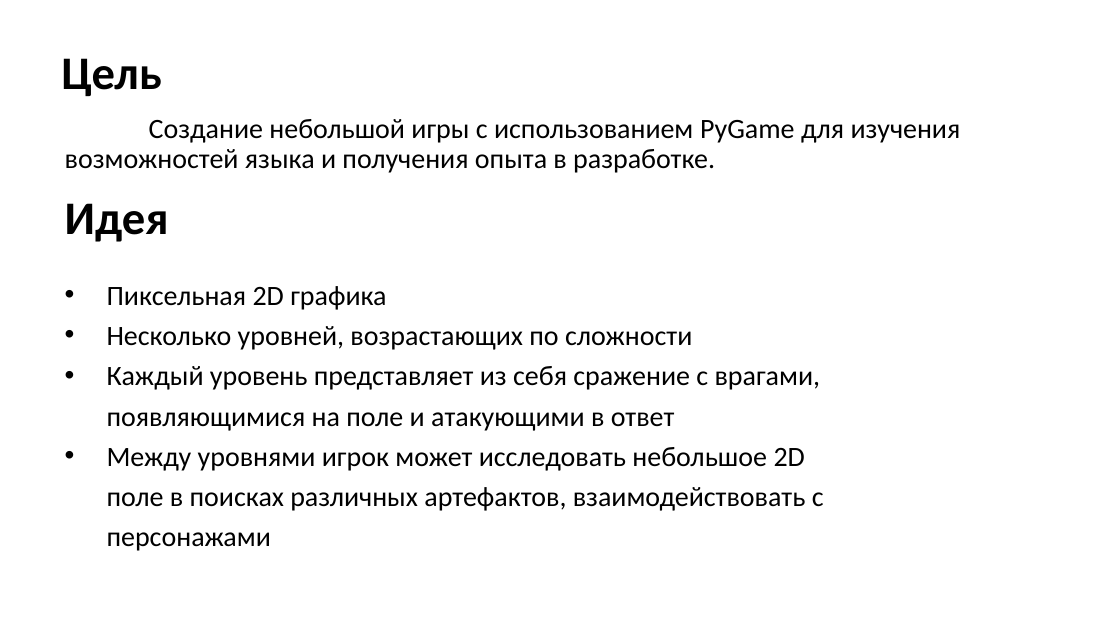
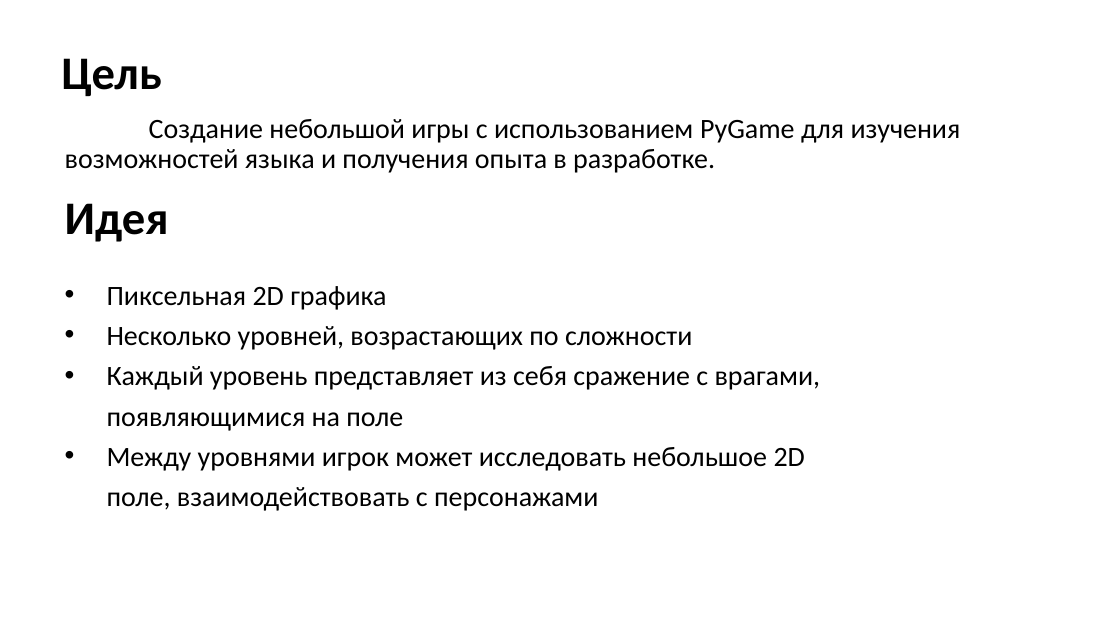
Before and after one commit to f-edorr/NoNameGame, a slide deck: slide 2 of docs/NoNameGame.pptx. Drawn at 1120x630 pixels with LibreOffice and Linux fonts; fonts in the diff are those of the drawing. Boxes give left, top, right and bottom in pixels: in the first picture for what was removed or moved away, otherwise in the second. Text is boxed around its words. In the diff, an @@ line names an element or a change of style, - is before the commit and + after.

```diff
--- a/docs/NoNameGame.pptx
+++ b/docs/NoNameGame.pptx
@@ text at [107,366,821,511]: text changed @@
-• Каждый уровень представляет из себя сражение с врагами, появляющимися на поле и атакующими в ответ
-• Между уровнями игрок может исследовать небольшое 2D поле в поисках различных артефактов, взаимодействовать с персонажами
+• Каждый уровень представляет из себя сражение с врагами, появляющимися на поле
+• Между уровнями игрок может исследовать небольшое 2D поле, взаимодействовать с персонажами
```
Also in this commit, not shown: 2 other slides changed, 40 other files.
